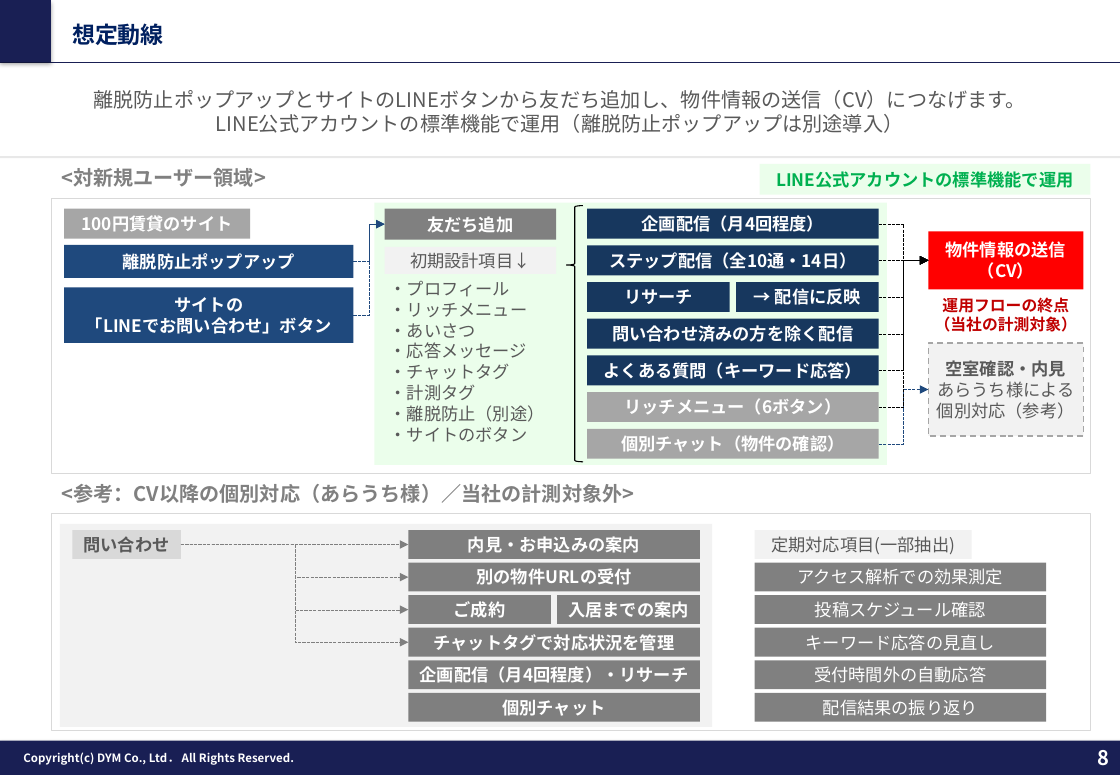
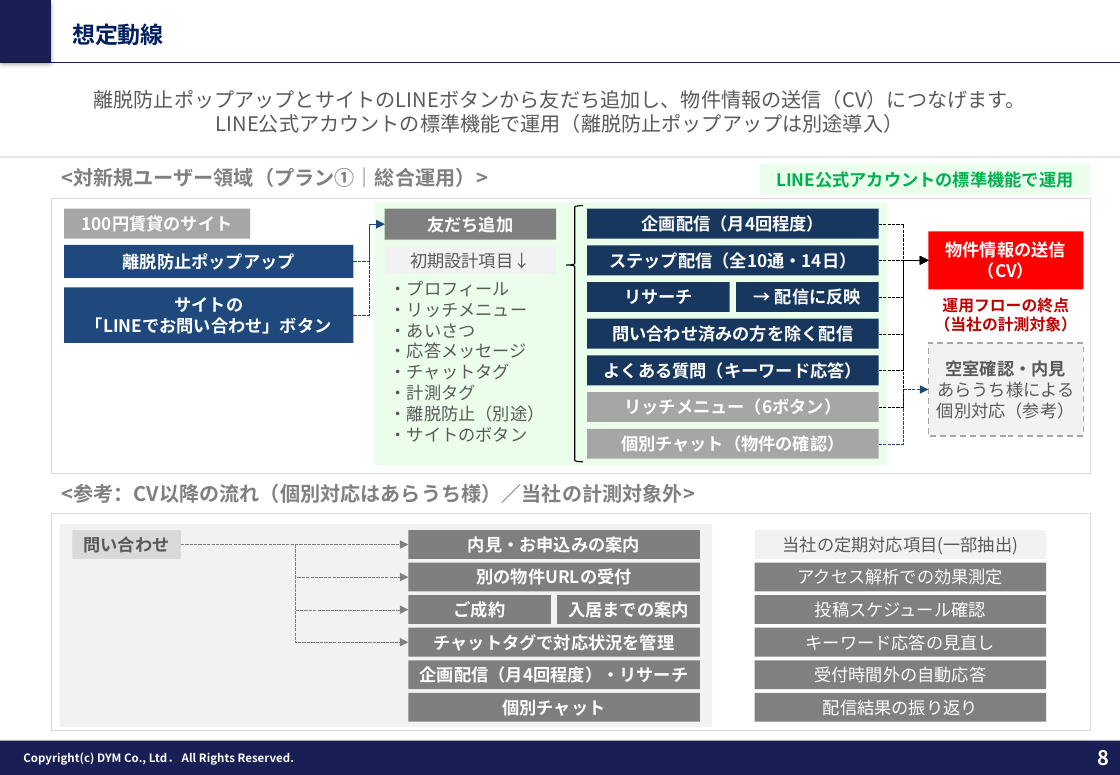
Before and after one commit to tonomura-r-dev/folder, a slide deck: slide 8 of 202610_株式会社あらうち御中_LINE公式アカウント運用のご提案_v8.pptx. Drawn at 1120x775 pixels with LibreOffice and Linux fonts; fonts in the diff are those of the drawing; background and template pictures are left out. Boxes give left, top, right and bottom in pixels: in the first picture for what was removed or moved away, otherwise in the second. Text is boxed around its words. In the diff, an @@ line names an element or a change of style, - is before the commit and + after.

```diff
--- a/202610_株式会社あらうち御中_LINE公式アカウント運用のご提案_v8.pptx
+++ b/202610_株式会社あらうち御中_LINE公式アカウント運用のご提案_v8.pptx
@@ text at (61,167,488,187): text changed @@
-<対新規ユーザー領域>
+<対新規ユーザー領域（プラン①｜総合運用）>
@@ text at (61,484,695,503): text changed @@
-<参考：CV以降の個別対応（あらうち様）／当社の計測対象外>
+<参考：CV以降の流れ（個別対応はあらうち様）／当社の計測対象外>
@@ rectangle "当社の定期対応項目(一部抽出)": place and size @@
-rectangle "当社の定期対応項目(一部抽出)" at (755,531,972,559)
+rectangle "当社の定期対応項目(一部抽出)" at (755,531,1047,559)
@@ text in rectangle at (783,536,1019,554): text changed @@
-定期対応項目(一部抽出)
+当社の定期対応項目(一部抽出)
```
Also in this commit, not shown: 8 other slides changed, 6 other files.
